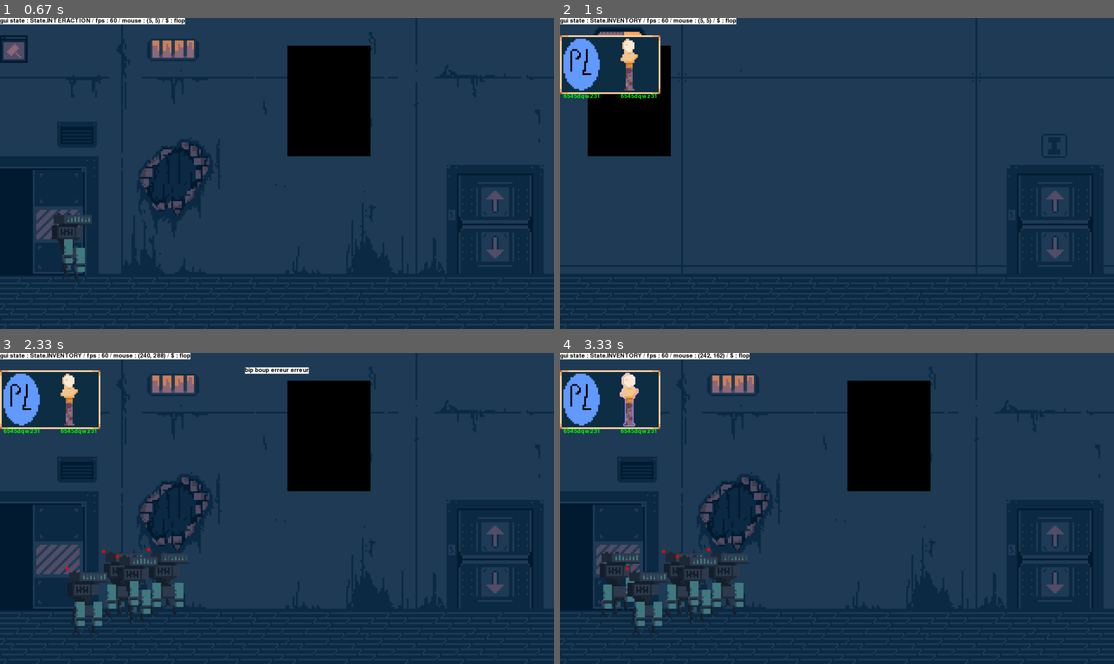
Above: before the commit, frames 1-4 (two rows, left to right).
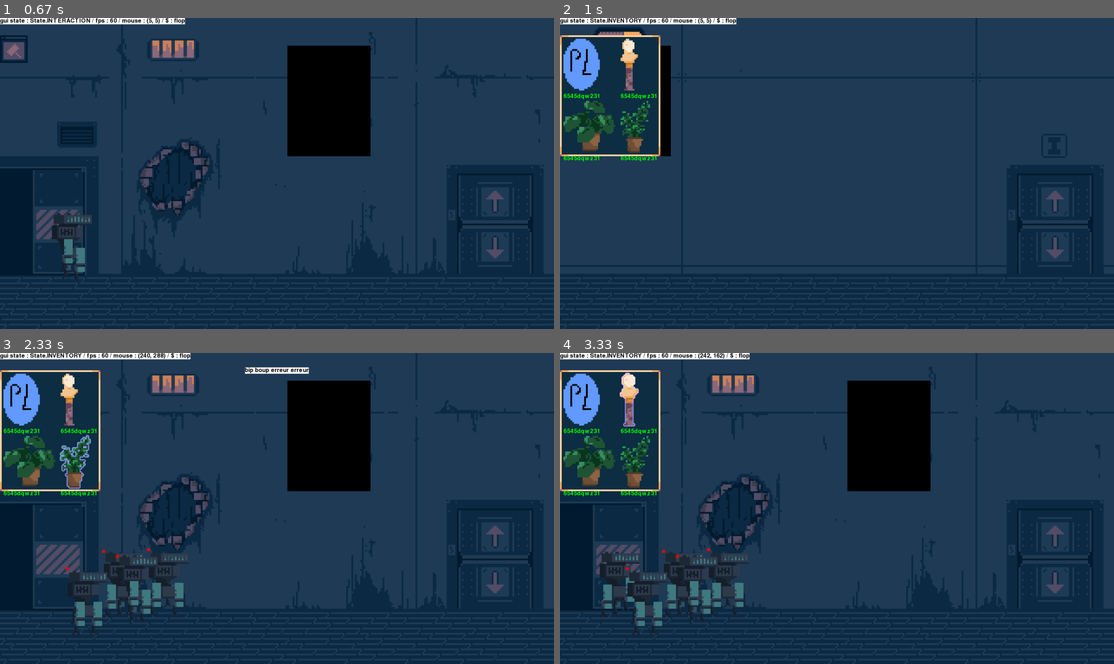
Above: after the commit, the same moments.

Repository: PouchyCorp/TrophNSI
Game: pygame game, started from sources/main.py
Same seed, same stepped clock (60 frames per second), same inputs: the game is played once before the commit and once after it.
Inputs (mouse positions are in pixels of both pictures, inside the frame that each line leads up to):
- Up to frame 1 (0.67 s): tap B at 0.33 s
- Up to frame 2 (1 s): hold Up from 0.67 s (still down); tap Space at 0.73 s; tap B at 0.82 s
- Up to frame 3 (2.33 s): tap Space at 1.03, 1.23, 1.57, 2.3 s; release Up at 1.13 s; hold Down 1.17-1.47 s; hold Up 1.5-1.87 s; click (66, 436) at 1.95 s; hold Down from 2.23 s (still down)
- Up to frame 4 (3.33 s): release Down at 2.6 s; hold Up 2.63-2.93 s; tap Space at 2.7, 3.03 s; hold Down 2.97-3.27 s; tap B at 3.12 s

Frame 1 is identical in both runs. In frame 2, 3.3% of the frame differs, in the area x 0-19%, y 7-47%; in frame 3, 1.9%; in frame 4, 1.8%.

Commit message:
des trucs

Diff:
--- a/sources/main.py
+++ b/sources/main.py
@@ -43,7 +43,8 @@
 inventory: Inventory = Inventory()
 inventory.inv.append(Placeable('6545dqw231', Coord(1, (121, 50)), sprite.P3))
 inventory.inv.append(Placeable('6545dqwz31', Coord(1, (121, 50)), sprite.PROP_STATUE, tag="decoration", y_constraint=620))
-
+inventory.inv.append(Placeable('6545dqwz31', Coord(1, (39, 38)), sprite.SPRITE_PLANT_1, tag="decoration", y_constraint=700))
+inventory.inv.append(Placeable('6545dqwz31', Coord(1, (28, 48)), sprite.SPRITE_PLANT_2, tag="decoration", y_constraint=620))
 # Instantiate build and destruction modes
 build_mode: BuildMode = BuildMode()
 destruction_mode: DestructionMode = DestructionMode()
--- a/sources/room_config.py
+++ b/sources/room_config.py
@@ -13,6 +13,7 @@
 #R0
 R0 = Room(0,sprite.BG2)
 canva = Placeable('canva', Coord(0,(1200,50)), Surface((700,1000)))
+R0.placed += [stairs_up , stairs_down]
 
 #R1
 R1 = Room(1,sprite.BG1)
--- a/sources/ui/sprite.py
+++ b/sources/ui/sprite.py
@@ -137,3 +137,7 @@
 SPRITESHEET_ROBOT_1_PACK = (anim.Spritesheet(load_image('data/robot_3.png'),(27*6,39*6)), 14)
 
 LIST_SPRITESHEET_ROBOT = [SPRITESHEET_ROBOT_1_PACK]
+
+SPRITE_PLANT_1 = load_image("data/plant_2_39x38.png")
+
+SPRITE_PLANT_2 = load_image("data/plant_3_28x48.png")
Binary file added: data/plant_2_39x38.png
Binary file added: data/plant_3_28x48.png
Binary file changed: data/robot_3.png
